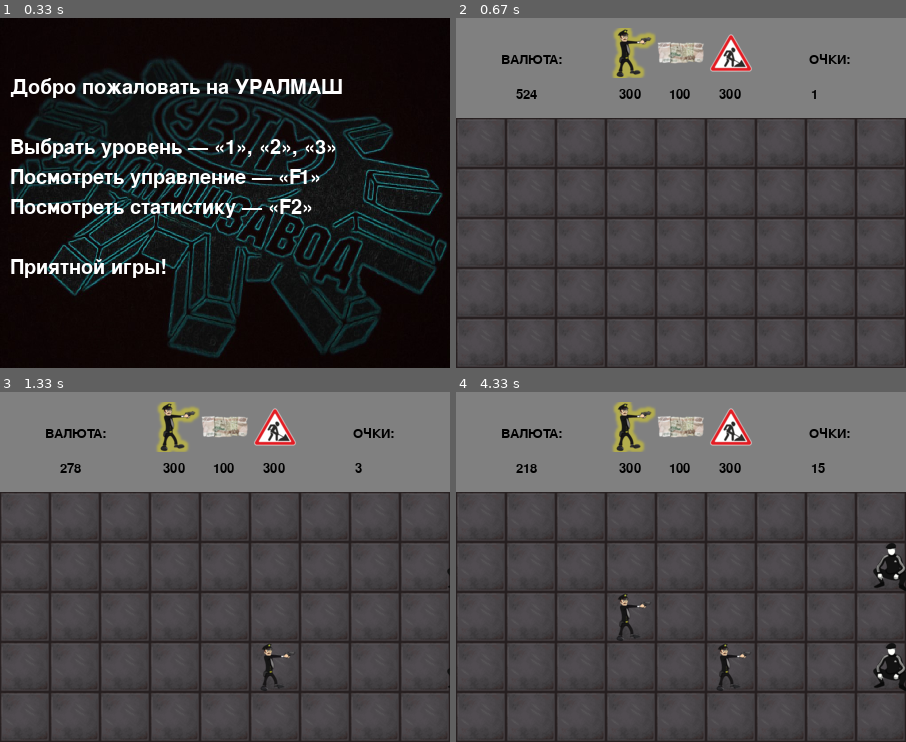
Above: before the commit, frames 1-4 (two rows, left to right).
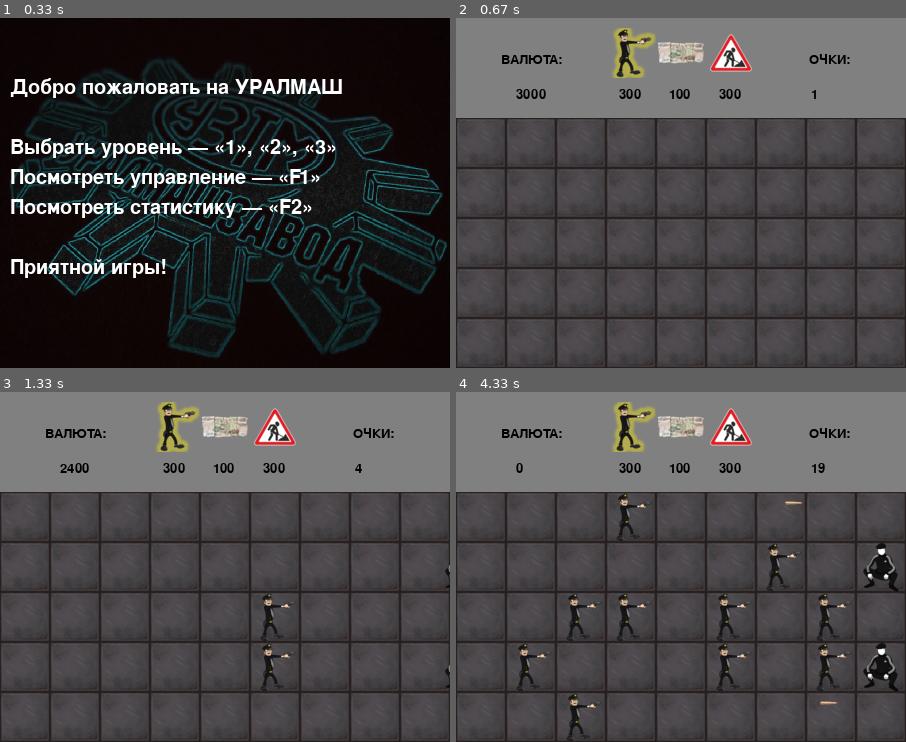
Above: after the commit, the same moments.

Repository: evsmol/pygame
Game: pygame game, started from main.py
Same seed, same stepped clock (60 frames per second), same inputs: the game is played once before the commit and once after it.
Inputs (mouse positions are in pixels of both pictures, inside the frame that each line leads up to):
- Up to frame 1 (0.33 s): no input
- Up to frame 2 (0.67 s): tap 3 at 0.33 s
- Up to frame 3 (1.33 s): click (270, 644) at 0.72 s; click (261, 640) at 1.05 s
- Up to frame 4 (4.33 s): click (771, 570) at 1.38 s; click (636, 623) at 1.72 s; click (555, 623) at 2.05 s; click (600, 693) at 2.38 s; click (622, 511) at 2.72 s; click (820, 651) at 3.05 s; click (523, 689) at 3.38 s; click (820, 633) at 3.72 s

Frame 1 is identical in both runs. In frame 2, 0.1% of the frame differs, in the area x 13-20%, y 20-24%; in frame 3, 0.4%; in frame 4, 3.4%, in the area x 13-100%, y 20-100%.

Commit message:
setting up collisions

Diff:
--- a/main.py
+++ b/main.py
@@ -1,5 +1,7 @@
 import os
 import sys
+
+from random import random as rd
 
 import pygame
 
@@ -10,15 +12,15 @@
 pygame.display.set_icon(pygame.image.load("data/icon.png"))
 size = width, height = 450, 350  # размеры поля
 screen = pygame.display.set_mode(size)
-FPS = 40
+FPS = 50
 tile_width = tile_height = 50  # размеры клетки
 level = 0  # выбранный уровень
 music = True  # состояние музыки
 
 # музыка
-# sound_start = pg.mixer.Sound('data/start.mp3')
+# sound_start = pygame.mixer.Sound('data/start.mp3')
 # sound_start.set_volume(0.2)
-# sound_main = pg.mixer.Sound('data/main.mp3')
+# sound_main = pygame.mixer.Sound('data/main.mp3')
 # sound_main.set_volume(0.2)
 
 
@@ -187,10 +189,23 @@
         self.health = 5
         self.speed_counter = 0
 
-    def damage(self):
-        self.health -= 1
-        if self.health == 0:
+    def damage(self, type_sprite):
+        global POINTS, MONEY
+        if type_sprite == 'bullet':
+            self.health -= 1
+        elif type_sprite == 'cop':
+            self.health -= 2
+            self.rect.x += tile_width * (1 - rd())
+        elif type_sprite == 'sotochka':
+            self.rect.x += tile_width * (2 - rd())
+        elif type_sprite == 'sign':
+            self.health -= 1
+            self.rect.x += tile_width * (3 - rd())
+        if self.health <= 0:
             self.kill()
+            POINTS += 1000
+            MONEY += 200
+            print('[#] гопник убит')
 
     def update(self):
         if self.speed_counter == 3:
@@ -208,8 +223,26 @@
         self.mask = pygame.mask.from_surface(self.image)
         self.rect = self.image.get_rect().move(
             tile_width * pos_x, tile_height * pos_y)
-        self.health = 5
+        self.health = 3
         self.speed_counter = 0
+
+    def damage(self, type_sprite):
+        global POINTS, MONEY
+        if type_sprite == 'bullet':
+            self.health -= 1
+        elif type_sprite == 'cop':
+            self.health -= 2
+            self.rect.x += tile_width * (1 - rd())
+        elif type_sprite == 'sotochka':
+            self.rect.x += tile_width * (2 - rd())
+        elif type_sprite == 'sign':
+            self.health -= 1
+            self.rect.x += tile_width * (3 - rd())
+        if self.health <= 0:
+            self.kill()
+            POINTS += 1000
+            MONEY += 100
+            print('[#] попрошайка убит')
 
     def update(self):
         if self.speed_counter == 1:
@@ -227,8 +260,26 @@
         self.mask = pygame.mask.from_surface(self.image)
         self.rect = self.image.get_rect().move(
             tile_width * pos_x, tile_height * pos_y)
-        self.health = 5
+        self.health = 10
         self.speed_counter = 0
+
+    def damage(self, type_sprite):
+        global POINTS, MONEY
+        if type_sprite == 'bullet':
+            self.health -= 1
+        elif type_sprite == 'cop':
+            self.health -= 2
+            self.rect.x += tile_width * (1 - rd())
+        elif type_sprite == 'sotochka':
+            self.rect.x += tile_width * (3 - rd())
+        elif type_sprite == 'sign':
+            self.health -= 1
+            self.rect.x += tile_width * (2 - rd())
+        if self.health <= 0:
+            self.kill()
+            POINTS += 1000
+            MONEY += 300
+            print('[#] пьяница убит')
 
     def update(self):
         if self.speed_counter == 4:
@@ -248,8 +299,18 @@
             tile_width * pos_x, tile_height * pos_y)
         self.x = pos_x
         self.y = pos_y
-        self.health = 5
+        self.health = 3
         self.speed_counter = 100
+
+    def damage(self):
+        self.health -= 1
+        if self.health == 0:
+            self.kill()
+            board[self.y - 2][self.x] = 0
+            print('[#] полицейский убит')
+
+    def get_name(self):
+        return 'cop'
 
     def update(self):
         if self.speed_counter == 150:
@@ -282,7 +343,15 @@
             tile_width * pos_x, tile_height * pos_y)
         self.x = pos_x
         self.y = pos_y
-        self.health = 5
+
+    def damage(self):
+        self.kill()
+        print(self.x,  self.y)
+        board[self.y - 2][self.x] = 0
+        print('[#] соточку забрали')
+
+    def get_name(self):
+        return 'sotochka'
 
 
 # класс ремонта дорог
@@ -295,7 +364,17 @@
             tile_width * pos_x, tile_height * pos_y)
         self.x = pos_x
         self.y = pos_y
-        self.health = 5
+        self.health = 7
+
+    def damage(self):
+        self.health -= 1
+        if self.health == 0:
+            self.kill()
+            board[self.y - 2][self.x] = 0
+            print('[#] дорогу починили')
+
+    def get_name(self):
+        return 'sign'
 
 
 def generate_level():
@@ -340,7 +419,7 @@
 font = pygame.font.Font(None, 20)
 text_300 = font.render("300", True, [0, 0, 0])
 text_100 = font.render("100", True, [0, 0, 0])
-MONEY = 500
+MONEY = 3000
 text_of_money = font.render("ВАЛЮТА:", True, [0, 0, 0])
 POINTS = 0
 text_of_points = font.render("ОЧКИ:", True, [0, 0, 0])
@@ -409,12 +488,21 @@
     bullet_collide = pygame.sprite.groupcollide(bullet_group, evil_group,
                                                 False, False)
     npc_collide = pygame.sprite.groupcollide(npc_group, evil_group,
-                                             True, True)
+                                             False, False)
 
     for key, value in bullet_collide.items():
         key.kill()
-
-    MONEY += 2
+        value[0].damage('bullet')
+
+    for key, value in npc_collide.items():
+        key.damage()
+        if key.get_name() == 'cop':
+            value[0].damage('cop')
+        elif key.get_name() == 'sotochka':
+            value[0].damage('sotochka')
+        elif key.get_name() == 'sign':
+            value[0].damage('sign')
+
     POINTS += 1
 
     all_sprites.update()
